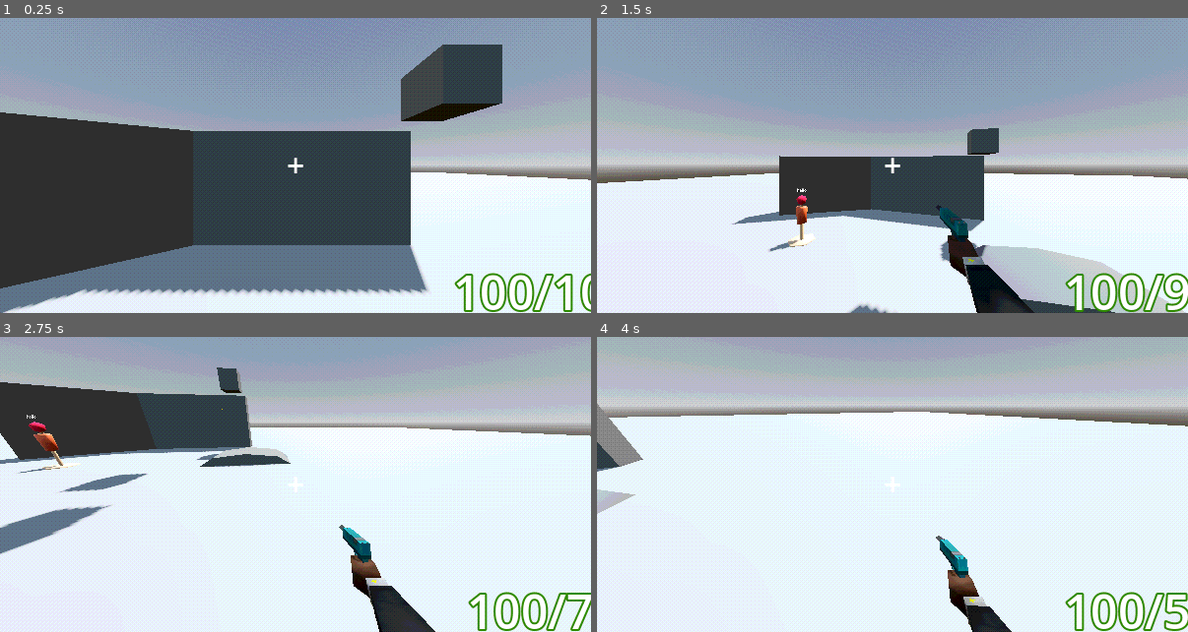
Above: before the commit, frames 1-4 (two rows, left to right).
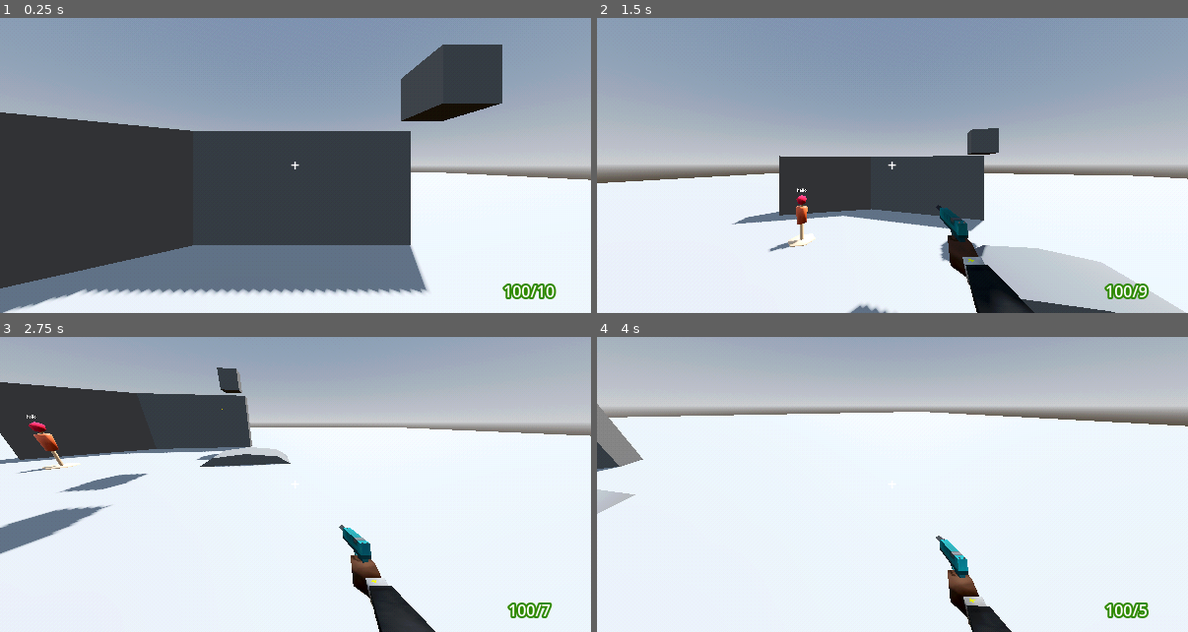
Above: after the commit, the same moments.

Repository: TheoLomeuBraga/kill-the-tower-boss
Game: Godot game, scene res://player/test_level.tscn
Two runs of this game, one before a commit and one after it. Both use one fixed random seed, a clock stepped at 60 frames per second and the inputs below. The project has no main scene, so this scene is started directly.
Inputs (mouse positions are in pixels of both pictures, inside the frame that each line leads up to):
- Up to frame 1 (0.25 s): no input
- Up to frame 2 (1.5 s): move the mouse to (1022, 150) at 0.52 s; press the mouse at (1022, 150) at 0.53 s; hold D (right) 0.53-1.28 s; tap Space (jump) at 0.77 s; move the mouse to (862, 165) at 1.27 s; release the mouse at (862, 165) at 1.28 s; hold S (back) from 1.28 s (still down); tap W (foward) at 1.35 s
- Up to frame 3 (2.75 s): tap Space (jump) at 1.52 s; click (265, 484) at 1.55 s; move the mouse to (307, 478) at 2.02 s; release S (back) at 2.03 s; press the mouse at (307, 478) at 2.03 s; hold D (right) from 2.03 s (still down); tap Down (look_down) at 2.1 s
- Up to frame 4 (4 s): move the mouse to (886, 490) at 2.77 s; release the mouse at (886, 490) at 2.78 s; tap Left (look_left) at 2.85 s; tap Space (jump) at 3.02, 3.77 s; click (886, 490) at 3.05 s; move the mouse to (939, 487) at 3.52 s; release D (right) at 3.53 s; press the mouse at (939, 487) at 3.53 s; hold A (left) from 3.53 s (still down); tap Right (look_right) at 3.6 s

The runs differ from the first frame. In frame 1, 1.3% of the frame differs, in the area x 48-100%, y 47-100%; in frame 2, 1.6%; in frame 3, 1.1%; in frame 4, 1.2%.

Commit message:
code cean up

Diff:
--- a/menus/post_processing/post_processing.gdshader
+++ b/menus/post_processing/post_processing.gdshader
@@ -6,8 +6,7 @@
 
 uniform sampler2D screen_texture : hint_screen_texture, repeat_disable, filter_nearest;
 
-uniform bool enabled = true;
-uniform bool dithering = true;
+uniform float enabled : hint_range(0.0, 1.0) = 1.0;
 uniform int colors : hint_range(1, MAXCOLORS) = 12;
 uniform int dither_size: hint_range(1, 8) = 1;
 
@@ -57,18 +56,12 @@
 	vec4 raw = texture(screen_texture, SCREEN_UV);
 	ivec2 uv = ivec2(FRAGCOORD.xy / float(dither_size));
 
-	if (enabled == true){
-		float dithering_value = 1.0;
-		if (dithering)
-		{
-			dithering_value = dithering_pattern(uv);
-		}
+	float dithering_value = dithering_pattern(uv);
 
-		COLOR.r = reduce_color(raw.r, (dithering_value - 0.5) * dithering_value + 0.5, colors - 1);
-		COLOR.g = reduce_color(raw.g, (dithering_value - 0.5) * dithering_value + 0.5, colors - 1);
-		COLOR.b = reduce_color(raw.b, (dithering_value - 0.5) * dithering_value + 0.5, colors - 1);
+	vec3 dithering_color;
+	dithering_color.r = reduce_color(raw.r, (dithering_value - 0.5) * dithering_value + 0.5, colors - 1);
+	dithering_color.g = reduce_color(raw.g, (dithering_value - 0.5) * dithering_value + 0.5, colors - 1);
+	dithering_color.b = reduce_color(raw.b, (dithering_value - 0.5) * dithering_value + 0.5, colors - 1);
 
-	} else {
-		COLOR.rgb = raw.rgb;
-	}
+	COLOR.rgb = mix(raw.rgb,dithering_color,enabled);
 }
--- a/menus/post_processing/post_processing.tscn
+++ b/menus/post_processing/post_processing.tscn
@@ -4,8 +4,7 @@
 
 [sub_resource type="ShaderMaterial" id="ShaderMaterial_v6v8h"]
 shader = ExtResource("1_xrcle")
-shader_parameter/enabled = true
-shader_parameter/dithering = true
+shader_parameter/enabled = 0.30000001425
 shader_parameter/colors = 12
 shader_parameter/dither_size = 1
 
--- a/particles/hit_particle/hit_particle.tscn
+++ b/particles/hit_particle/hit_particle.tscn
@@ -3,6 +3,7 @@
 [ext_resource type="Texture2D" uid="uid://bpx1ptt8i0ybh" path="res://particles/hit_particle/hit_effect.png" id="1_2pv0q"]
 [ext_resource type="Script" uid="uid://btjwrydlhnj0y" path="res://particles/start_emiting.gd" id="2_sbw2j"]
 [ext_resource type="AudioStream" uid="uid://y7benc34y746" path="res://particles/hit_particle/hit.wav" id="3_wnubv"]
+[ext_resource type="Script" uid="uid://d4hxc6cumbvb5" path="res://scripts/randomize_pitch.gd" id="4_cumbm"]
 
 [sub_resource type="Curve" id="Curve_sbw2j"]
 _data = [Vector2(0, 0), 0.0, 0.0, 0, 0, Vector2(0.087837845, 1), 0.0, 0.0, 0, 0, Vector2(1, 0), 0.0, 0.0, 0, 0]
@@ -49,5 +50,12 @@
 
 [node name="AudioStreamPlayer" type="AudioStreamPlayer" parent="." unique_id=2077805071]
 stream = ExtResource("3_wnubv")
+volume_db = -15.0
+autoplay = true
+
+[node name="RandomizePitch" type="Node" parent="AudioStreamPlayer" unique_id=1530637360]
+script = ExtResource("4_cumbm")
+variation_range = Vector2(1, 2)
+metadata/_custom_type_script = "uid://d4hxc6cumbvb5"
 
 [connection signal="timeout" from="DeathTimer" to="." method="queue_free"]
--- a/player/gun_control.gd
+++ b/player/gun_control.gd
@@ -79,6 +79,11 @@
 	set_gun(0)
 
 func shot() -> void:
+
+	if inventory[current_wepon_id].spawn_effect != null:
+		var particle : Node = inventory[current_wepon_id].spawn_effect.instantiate()
+		player_model.gun.muzle.add_child(particle)
+
 	for i : int in inventory[current_wepon_id].bullets_per_shot:
 		player_model.gun.shot = true
 		if inventory[current_wepon_id].special_type == "grapple":
--- a/player/guns/pistol/pistol.tscn
+++ b/player/guns/pistol/pistol.tscn
@@ -15,21 +15,21 @@
 hand_r = NodePath("Armature/Skeleton3D/Bone/hand_r")
 animation_player = NodePath("AnimationPlayer")
 
-[node name="Skeleton3D" parent="Armature" parent_id_path=PackedInt32Array(1562912458) index="0" unique_id=176365909]
+[node name="Skeleton3D" parent="Armature" parent_id_path=PackedInt32Array(100083490) index="0" unique_id=1639782785]
 bones/0/rotation = Quaternion(-2.9802326e-08, 1.1920928e-07, -2.5243543e-29, 1)
 bones/1/position = Vector3(-2.9975933e-10, 0.08906293, 0.0012572818)
 
-[node name="Bone_001" parent="Armature/Skeleton3D" index="0" unique_id=936279133]
+[node name="Bone_001" parent="Armature/Skeleton3D" index="0" unique_id=480469420]
 transform = Transform3D(1, 1.4210855e-14, 1.5099573e-07, 1.5099572e-07, -5.9604638e-08, -0.9999998, -5.684342e-14, 0.9999998, -5.960467e-08, -6.661338e-16, 0.08906292, 0.0012572763)
 
-[node name="Cube_001" parent="Armature/Skeleton3D/Bone_001" index="0" unique_id=724164339]
+[node name="Cube_001" parent="Armature/Skeleton3D/Bone_001" index="0" unique_id=1131753749]
 cast_shadow = 0
 
-[node name="Bone" parent="Armature/Skeleton3D" index="1" unique_id=261911887]
+[node name="Bone" parent="Armature/Skeleton3D" index="1" unique_id=882883412]
 transform = Transform3D(1, -7.105427e-15, 2.3841855e-07, -7.1054274e-15, 0.99999994, 5.9604645e-08, -2.3841856e-07, -5.9604645e-08, 0.99999994, 0, 0, 0)
 
-[node name="Cube" parent="Armature/Skeleton3D/Bone" index="0" unique_id=362184067]
+[node name="Cube" parent="Armature/Skeleton3D/Bone" index="0" unique_id=1365054117]
 cast_shadow = 0
 
-[node name="AnimationPlayer" parent="." index="6" unique_id=1584791659]
+[node name="AnimationPlayer" parent="." index="6" unique_id=415054566]
 playback_default_blend_time = 0.1
--- a/player/player.tscn
+++ b/player/player.tscn
@@ -5,6 +5,7 @@
 [ext_resource type="Script" uid="uid://sph487wn7ajs" path="res://player/gun_control.gd" id="2_g1dw6"]
 [ext_resource type="Script" uid="uid://5ihhl4vr45q5" path="res://scripts/gun_info.gd" id="3_qjkh3"]
 [ext_resource type="Script" uid="uid://dsfbwvui8fvt4" path="res://scripts/projectile_info.gd" id="4_qjkh3"]
+[ext_resource type="PackedScene" uid="uid://ba1mcyj3x0ipw" path="res://vfx/particles/generic_muzle_flash.tscn" id="5_rgyib"]
 [ext_resource type="Script" uid="uid://u7trxdlheisb" path="res://scripts/stats.gd" id="6_g6k8r"]
 [ext_resource type="PackedScene" uid="uid://wkjhrg6pd3om" path="res://menus/pause_menu/pause_menu.tscn" id="7_boad6"]
 
@@ -26,6 +27,7 @@
 damage = 10
 speed = 20.0
 mesh = SubResource("SphereMesh_g6k8r")
+ricochet = 1
 metadata/_custom_type_script = "uid://dsfbwvui8fvt4"
 
 [sub_resource type="Resource" id="Resource_rgyib"]
@@ -35,6 +37,7 @@
 fire_rate = 0.1
 spread = 0.01
 projectile_info = SubResource("Resource_boad6")
+spawn_effect = ExtResource("5_rgyib")
 ammon_type = 1
 metadata/_custom_type_script = "uid://5ihhl4vr45q5"
 
@@ -102,7 +105,6 @@
 
 [node name="cross" type="Label" parent="HUD/CenterContainer" unique_id=1363262926]
 layout_mode = 2
-theme_override_font_sizes/font_size = 32
 text = "+"
 horizontal_alignment = 1
 vertical_alignment = 1
@@ -120,7 +122,7 @@
 grow_vertical = 2
 theme_override_colors/font_outline_color = Color(0.18573517, 0.53868854, 5.7756904e-07, 1)
 theme_override_constants/outline_size = 8
-theme_override_font_sizes/font_size = 48
+theme_override_font_sizes/font_size = 16
 text = "999/999"
 horizontal_alignment = 1
 vertical_alignment = 1
--- /dev/null
+++ b/scripts/death_timer.gd
@@ -0,0 +1,5 @@
+extends Timer
+class_name DeathTimer
+
+func _ready() -> void:
+	timeout.connect(get_parent().queue_free)
--- a/scripts/gun_info.gd
+++ b/scripts/gun_info.gd
@@ -15,6 +15,6 @@
 @export var is_automatic :  bool = false
 
 @export var projectile_info : ProjectileInfo = ProjectileInfo.new()
-@export var shot_sound : AudioStream
+@export var spawn_effect : PackedScene
 
 @export var ammon_type : GlobalEnums.AmmonType = GlobalEnums.AmmonType.ANY
--- a/scripts/project_behavior.gd
+++ b/scripts/project_behavior.gd
@@ -13,25 +13,37 @@
 
 const enemy_hit_particle : PackedScene = preload("res://particles/hit_particle/hit_particle.tscn")
 
+var ricochetes_left : int = 0
+
+func start_ray() -> void:
+	ray = RayCast3D.new()
+	ray.target_position = Vector3(0.0,0.0,-data.range)
+	add_child(ray)
+
+func start_shape() -> void:
+	model = MeshInstance3D.new()
+	model.mesh = data.mesh
+	model.cast_shadow = GeometryInstance3D.SHADOW_CASTING_SETTING_OFF
+	add_child(model)
+
+	shape = ShapeCast3D.new()
+	add_child(shape)
+	shape.shape = SphereShape3D.new()
+	shape.shape.radius = data.radius
+	shape.target_position = Vector3.ZERO
+
+	model.global_position = muzle_position
+
 func start() -> void:
 
+	ricochetes_left = data.ricochet
+
 	if data.speed < 0.0:
-		ray = RayCast3D.new()
-		ray.target_position = Vector3(0.0,0.0,-data.range)
-		add_child(ray)
+		start_ray()
 	else:
-		model = MeshInstance3D.new()
-		model.mesh = data.mesh
-		model.cast_shadow = GeometryInstance3D.SHADOW_CASTING_SETTING_OFF
-		add_child(model)
+		start_shape()
 
-		shape = ShapeCast3D.new()
-		add_child(shape)
-		shape.shape = SphereShape3D.new()
-		shape.shape.radius = data.radius
-		shape.target_position = Vector3.ZERO
 
-		model.global_position = muzle_position
 
 func get_stats_from_node(node : Node) -> Stats:
 
@@ -41,81 +53,90 @@
 
 	return null
 
-func check_colision() -> void:
-	if data.speed < 0.0:
-		while true:
-			ray.force_raycast_update()
-			if ray.is_colliding():
-				var stats : Stats = get_stats_from_node(ray.get_collider())
-				if stats == null:
+func check_collision_ray() -> void:
+	while true:
+		var o : Node3D
+		ray.force_raycast_update()
+		if ray.is_colliding():
+			var stats : Stats = get_stats_from_node(ray.get_collider())
+			if stats == null:
 
-					if data.spaw_on_colision != null:
-						var o : Node3D = data.spaw_on_colision.instantiate()
-						get_parent().add_child(o)
-						o.global_position = ray.get_collision_point()
+				if data.spaw_on_colision != null:
+					o = data.spaw_on_colision.instantiate()
+					get_parent().add_child(o)
+					o.global_position = ray.get_collision_point()
 
-					break
-				else:
-					if data.faction != stats.faction:
-						var target : Node3D = ray.get_collider()
-						var shape_id : int = ray.get_collider_shape()
-						var owner_id : int = target.shape_find_owner(shape_id)
-						var col_shape : CollisionShape3D = target.shape_owner_get_owner(owner_id)
-
-						stats.health -= stats.calculate_damage_on(data.damage,col_shape)
-
-						if data.spaw_on_colision != null:
-							var o : Node3D = data.spaw_on_colision.instantiate()
-							get_parent().add_child(o)
-							o.global_position = ray.get_collision_point()
-
-						var o : Node3D = enemy_hit_particle.instantiate()
-						get_parent().add_child(o)
-						o.global_position = ray.get_collision_point()
-
-
-						queue_free()
-						break
-					else:
-						ray.add_exception(ray.get_collider())
-						continue
-
+				break
 			else:
-				queue_free()
-				break
-	else:
-		for i : int in shape.get_collision_count():
-			var stats : Stats = get_stats_from_node(shape.get_collider(i))
-			if stats != null:
 				if data.faction != stats.faction:
-
-					var target : Node3D = shape.get_collider(i)
-					var shape_id : int = shape.get_collider_shape(i)
+					var target : Node3D = ray.get_collider()
+					var shape_id : int = ray.get_collider_shape()
 					var owner_id : int = target.shape_find_owner(shape_id)
 					var col_shape : CollisionShape3D = target.shape_owner_get_owner(owner_id)
 
 					stats.health -= stats.calculate_damage_on(data.damage,col_shape)
 
 					if data.spaw_on_colision != null:
-						var o : Node3D = data.spaw_on_colision.instantiate()
+						o = data.spaw_on_colision.instantiate()
 						get_parent().add_child(o)
-						o.global_position = shape.get_collision_point(i)
+						o.global_position = ray.get_collision_point()
 
-					var o : Node3D = enemy_hit_particle.instantiate()
+					o = enemy_hit_particle.instantiate()
 					get_parent().add_child(o)
-					o.global_position = shape.get_collision_point(i)
+					o.global_position = ray.get_collision_point()
+
 
 					queue_free()
 					break
 				else:
+					ray.add_exception(ray.get_collider())
 					continue
-			else:
+
+		else:
+			queue_free()
+			break
+
+func check_collision_shape() -> void:
+	var o : Node3D
+	for i : int in shape.get_collision_count():
+		var stats : Stats = get_stats_from_node(shape.get_collider(i))
+		if stats != null:
+			if data.faction != stats.faction:
+
+				var target : Node3D = shape.get_collider(i)
+				var shape_id : int = shape.get_collider_shape(i)
+				var owner_id : int = target.shape_find_owner(shape_id)
+				var col_shape : CollisionShape3D = target.shape_owner_get_owner(owner_id)
+
+				stats.health -= stats.calculate_damage_on(data.damage,col_shape)
+
 				if data.spaw_on_colision != null:
-					var o : Node3D = data.spaw_on_colision.instantiate()
+					o = data.spaw_on_colision.instantiate()
 					get_parent().add_child(o)
-					o.global_position = model.global_position
+					o.global_position = shape.get_collision_point(i)
+
+				o = enemy_hit_particle.instantiate()
+				get_parent().add_child(o)
+				o.global_position = shape.get_collision_point(i)
 
 				queue_free()
+				break
+			else:
+				continue
+		else:
+			if data.spaw_on_colision != null:
+				o = data.spaw_on_colision.instantiate()
+				get_parent().add_child(o)
+				o.global_position = model.global_position
+
+			queue_free()
+
+
+func check_colision() -> void:
+	if data.speed < 0.0:
+		check_collision_ray()
+	else:
+		check_collision_shape()
 
 func _physics_process(delta: float) -> void:
 	if data.speed < 0.0:
--- a/scripts/projectile_info.gd
+++ b/scripts/projectile_info.gd
@@ -8,3 +8,6 @@
 @export var mesh : Mesh
 @export var radius : float = 0.1
 @export var spaw_on_colision : PackedScene
+
+@export var ricochet : int = 0
+@export var penetrations : int = 0 # TODO
--- /dev/null
+++ b/scripts/randomize_pitch.gd
@@ -0,0 +1,12 @@
+extends Node
+class_name RandomizePitch
+
+
+static var rng : RandomNumberGenerator = RandomNumberGenerator.new()
+@export var variation_range : Vector2 = Vector2(0.5,1.5)
+func _ready() -> void:
+	if get_parent() is AudioStreamPlayer:
+		get_parent().pitch_scale = rng.randf_range(variation_range.x,variation_range.y)
+
+	if get_parent() is AudioStreamPlayer3D:
+		get_parent().pitch_scale = rng.randf_range(variation_range.x,variation_range.y)
--- a/scripts/stats.gd
+++ b/scripts/stats.gd
@@ -29,7 +29,7 @@
 
 @export var multplyer_areas : Dictionary[CollisionShape3D,float]
 
-func calculate_damage_on(damage:int,area:CollisionShape3D) -> float:
+func calculate_damage_on(damage:int,area:CollisionShape3D) -> int:
 
 	if multplyer_areas.has(area):
 		return int(float(damage) * multplyer_areas[area])
--- /dev/null
+++ b/vfx/particles/generic_muzle_flash.tscn
@@ -0,0 +1,56 @@
+[gd_scene format=3 uid="uid://ba1mcyj3x0ipw"]
+
+[ext_resource type="Script" uid="uid://htqnd5ug1tb" path="res://vfx/particles/start_particles.gd" id="1_gs63p"]
+[ext_resource type="Script" uid="uid://dsdgjeae30hcj" path="res://scripts/death_timer.gd" id="1_of12q"]
+[ext_resource type="AudioStream" uid="uid://bjmscm3l1lwti" path="res://sfx/pistol_shot.wav" id="2_4xu3i"]
+[ext_resource type="Script" uid="uid://d4hxc6cumbvb5" path="res://scripts/randomize_pitch.gd" id="2_nrpr2"]
+
+[sub_resource type="Curve" id="Curve_of12q"]
+_data = [Vector2(0, 0), 0.0, 0.0, 0, 0, Vector2(0.13609467, 1), 0.0, 0.0, 0, 0, Vector2(1, 0), 0.0, 0.0, 0, 0]
+point_count = 3
+
+[sub_resource type="CurveTexture" id="CurveTexture_gs63p"]
+curve = SubResource("Curve_of12q")
+
+[sub_resource type="ParticleProcessMaterial" id="ParticleProcessMaterial_nrpr2"]
+gravity = Vector3(0, 0, 0)
+scale_curve = SubResource("CurveTexture_gs63p")
+
+[sub_resource type="StandardMaterial3D" id="StandardMaterial3D_of12q"]
+shading_mode = 0
+albedo_color = Color(1, 0.47058824, 0.05490196, 1)
+
+[sub_resource type="SphereMesh" id="SphereMesh_gs63p"]
+material = SubResource("StandardMaterial3D_of12q")
+radius = 0.05
+height = 0.2
+radial_segments = 4
+rings = 1
+
+[node name="GenericMuzleFlash" type="Node3D" unique_id=661750131]
+
+[node name="particle" type="GPUParticles3D" parent="." unique_id=1173496422]
+transform = Transform3D(1, 0, 0, 0, -4.371139e-08, -1, 0, 1, -4.371139e-08, 0, 0, 0)
+cast_shadow = 0
+emitting = false
+amount = 1
+lifetime = 0.2
+one_shot = true
+local_coords = true
+process_material = SubResource("ParticleProcessMaterial_nrpr2")
+draw_pass_1 = SubResource("SphereMesh_gs63p")
+script = ExtResource("1_gs63p")
+
+[node name="AudioStreamPlayer" type="AudioStreamPlayer" parent="." unique_id=1421724278]
+stream = ExtResource("2_4xu3i")
+volume_db = -10.0
+autoplay = true
+
+[node name="RandomizePitch" type="Node" parent="AudioStreamPlayer" unique_id=2144411668]
+script = ExtResource("2_nrpr2")
+metadata/_custom_type_script = "uid://d4hxc6cumbvb5"
+
+[node name="DeathTimer" type="Timer" parent="." unique_id=813311489]
+autostart = true
+script = ExtResource("1_of12q")
+metadata/_custom_type_script = "uid://dsdgjeae30hcj"
--- /dev/null
+++ b/vfx/particles/start_particles.gd
@@ -0,0 +1,6 @@
+extends GPUParticles3D
+class_name StartGPUParticles3D
+
+func _ready() -> void:
+	await get_tree().process_frame
+	emitting = true
Not shown, added: scripts/death_timer.gd.uid
Not shown, added: scripts/randomize_pitch.gd.uid
Not shown, added: sfx/pistol_shot.wav.import
Not shown, added: vfx/particles/start_particles.gd.uid
Not shown, added: sfx/pistol_shot.wav
